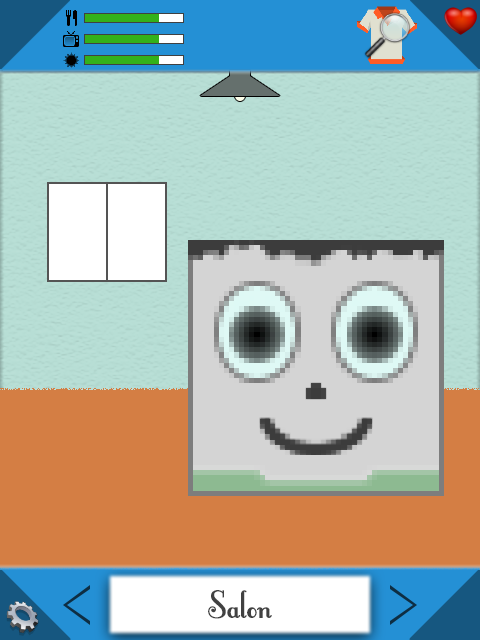
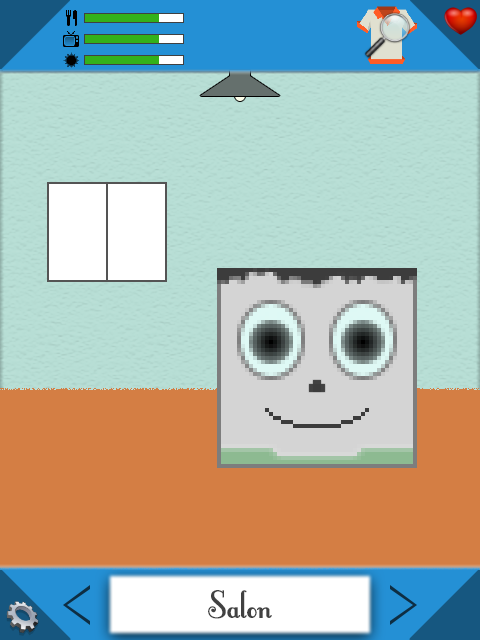
Before/after of a 480x640 layered artwork. What changed in the layer stack:
painted on "dorosly_kwadratex" over (188, 240, 444, 496)
